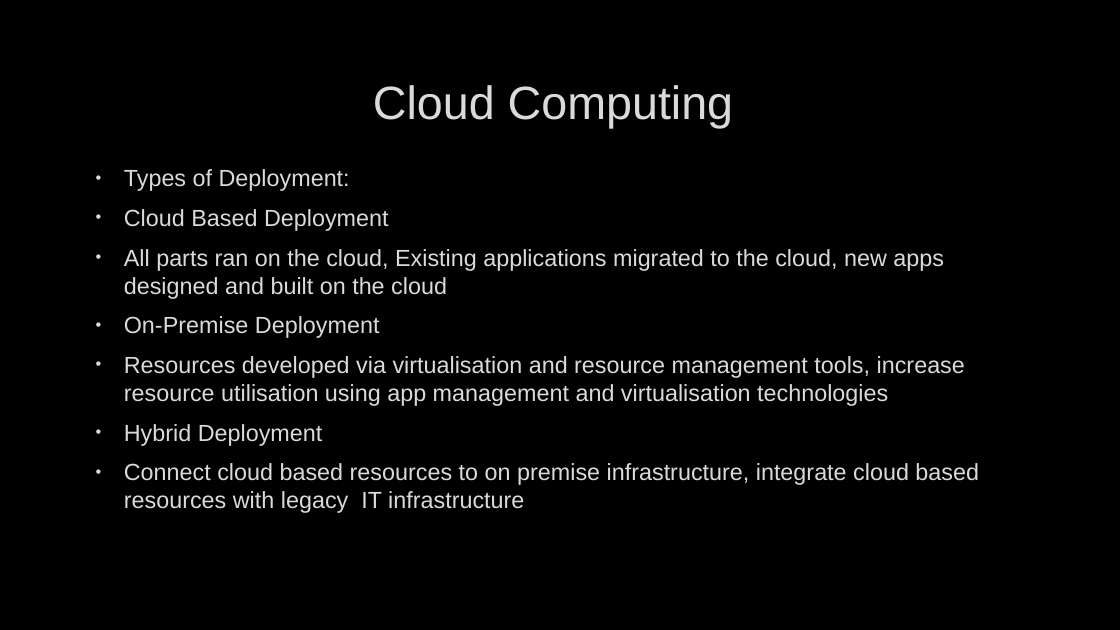
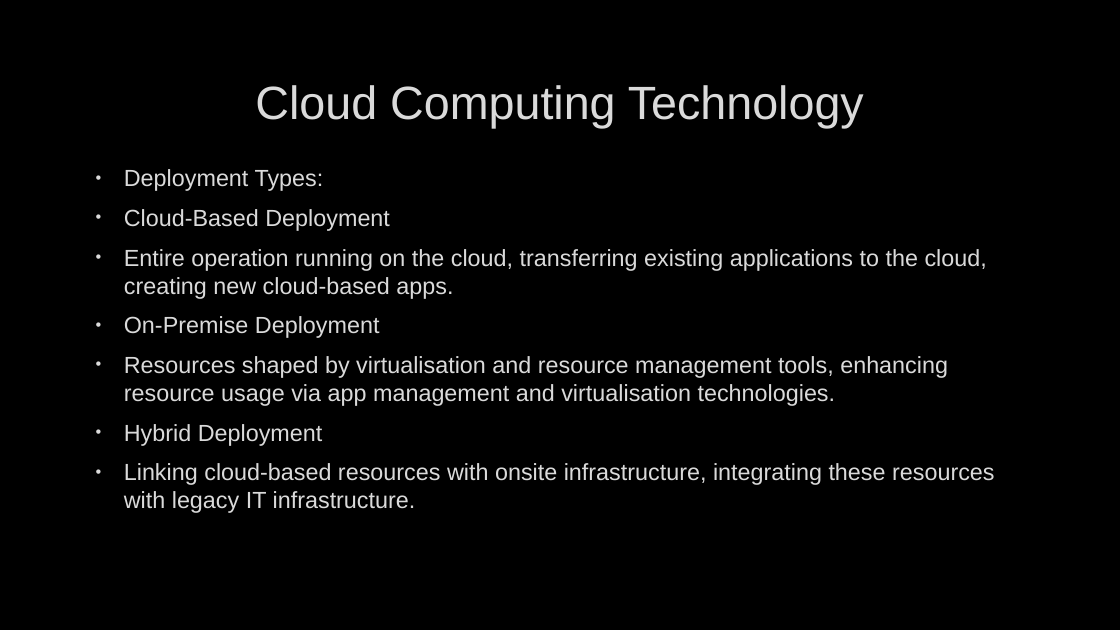
Before and after one commit to deveshbatra/genai_group1, a slide deck: slide 3 of GPTA4_tech.pptx. Drawn at 1120x630 pixels with LibreOffice and Linux fonts; fonts in the diff are those of the drawing; background and template pictures are left out. Boxes give left, top, right and bottom in pixels: in the first picture for what was removed or moved away, otherwise in the second. Text is boxed around its words. In the diff, an @@ line names an element or a change of style, - is before the commit and + after.

```diff
--- a/GPTA4_tech.pptx
+++ b/GPTA4_tech.pptx
@@ title at (255,85,864,128): text changed @@
-Cloud Computing
+Cloud Computing Technology
@@ text at (124,169,987,299): text changed @@
-• Types of Deployment:
-• Cloud Based Deployment
-• All parts ran on the cloud, Existing applications migrated to the cloud, new apps designed and built on the cloud
+• Deployment Types:
+• Cloud-Based Deployment
+• Entire operation running on the cloud, transferring existing applications to the cloud, creating new cloud-based apps.
@@ text at (124,356,948,406): text changed @@
-• Resources developed via virtualisation and resource management tools, increase resource utilisation using app management and virtualisation technologies
+• Resources shaped by virtualisation and resource management tools, enhancing resource usage via app management and virtualisation technologies.
@@ text at (124,463,995,513): text changed @@
-• Connect cloud based resources to on premise infrastructure, integrate cloud based resources with legacy IT infrastructure
+• Linking cloud-based resources with onsite infrastructure, integrating these resources with legacy IT infrastructure.
```
Also in this commit, not shown: 13 other slides changed, 1 other file.
